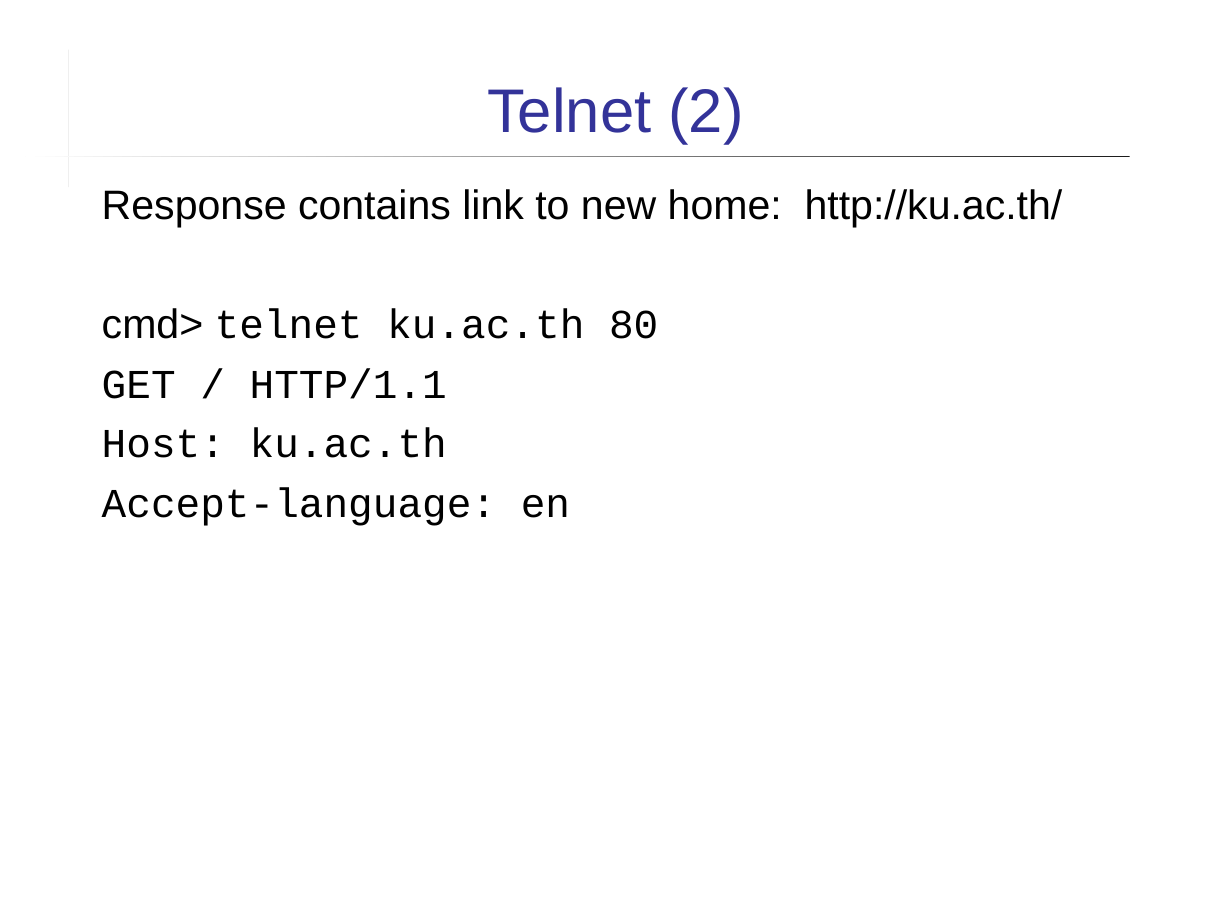
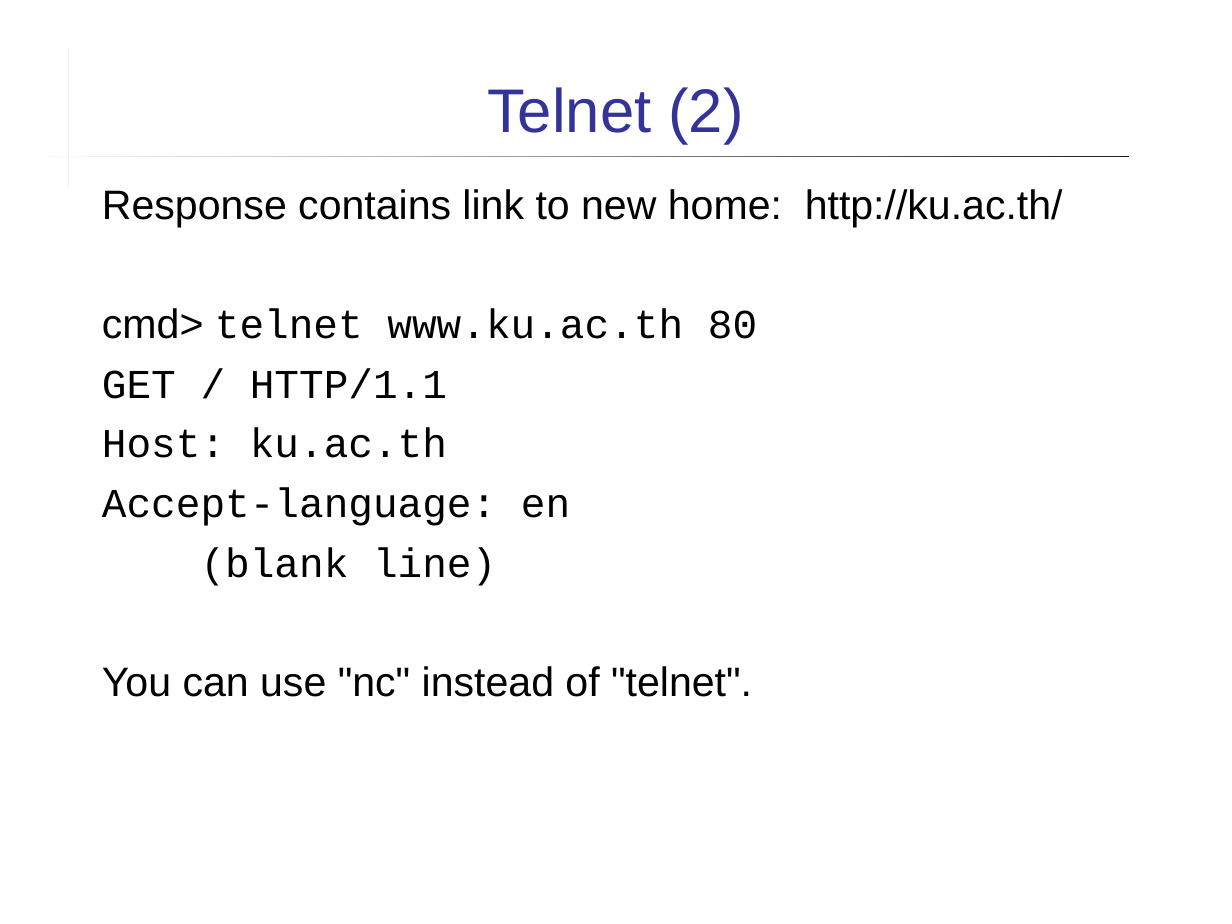
Before and after one commit to cpske/ISP, a slide deck: slide 29 of web/HTTP.ppt. Drawn at 1232x924 pixels with LibreOffice and Linux fonts; fonts in the diff are those of the drawing. Boxes give left, top, right and bottom in pixels: in the first picture for what was removed or moved away, otherwise in the second. Text is boxed around its words. In the diff, an @@ line names an element or a change of style, - is before the commit and + after.

```diff
--- a/web/HTTP.ppt
+++ b/web/HTTP.ppt
@@ text at <box>102,308,757,339</box>: text changed @@
-cmd> telnet ku.ac.th 80
+cmd> telnet www.ku.ac.th 80
@@ text at <box>102,547,752,697</box>: paragraphs added @@
+(blank line)
+You can use "nc" instead of "telnet".
```
Also in this commit, not shown: 7 other slides changed, 7 other files.
